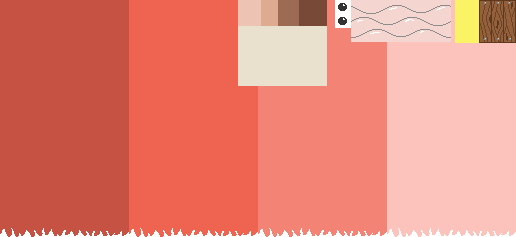
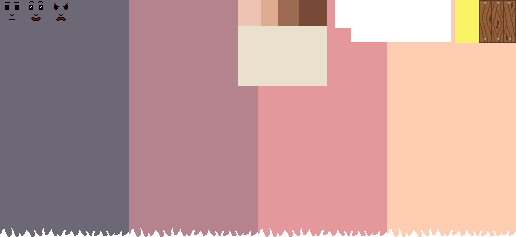
Layer changes from the first (516, 237) image to the second:
added layer "Capa 3" above "Capa 2" over [5, 1, 68, 21]
removed layer "LIMO ROJO" over [338, 0, 451, 42]
hid "Capa 2 base copia", painted on it over [0, 0, 516, 237]
hid "Capa 2 base" over [0, 0, 516, 237]
